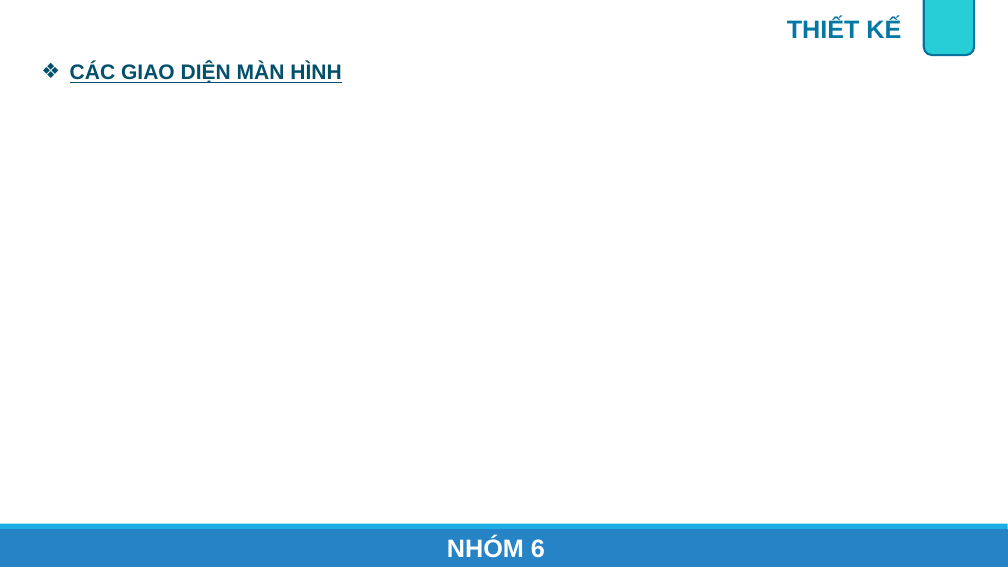
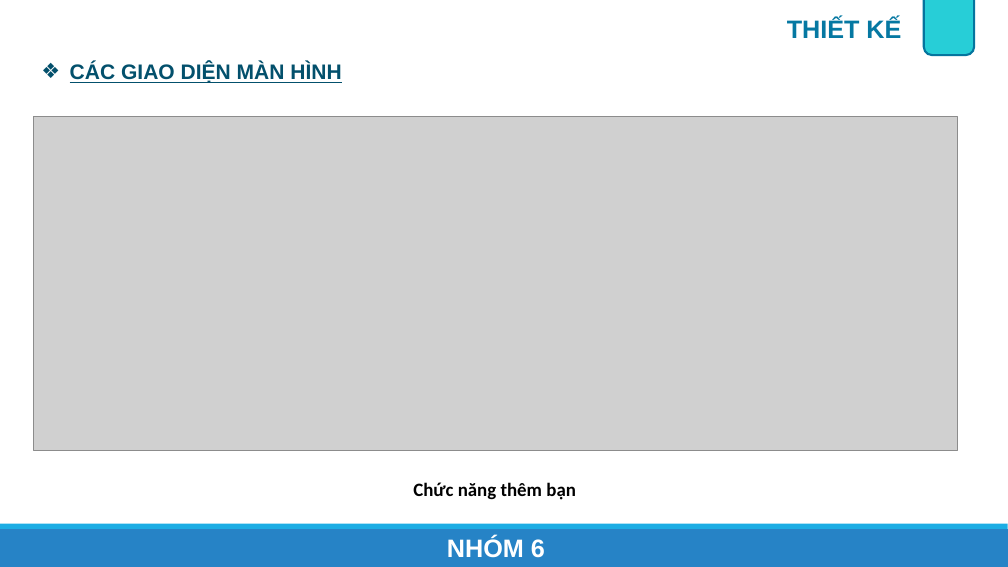
Before and after one commit to onebabyq/ung-dung-quan-li-tin-nhan-congnghemoi, a slide deck: slide 17 of Slide_BaoCao/AppChat_Nhom6.pptx (slide 18 before the commit). Drawn at 1008x567 pixels with LibreOffice and Linux fonts; fonts in the diff are those of the drawing; grey boxes stand for pictures. Boxes give left, top, right and bottom in pixels: in the first picture for what was removed or moved away, otherwise in the second. Text is boxed around its words. In the diff, an @@ line names an element or a change of style, - is before the commit and + after.

```diff
--- a/Slide_BaoCao/AppChat_Nhom6.pptx
+++ b/Slide_BaoCao/AppChat_Nhom6.pptx
@@ picture added at box(34, 117, 958, 451) @@
@@ text added at box(413, 482, 576, 500), 18 pt, text #000000, bold @@
+Chức năng thêm bạn
```
Also in this commit, not shown: 7 other slides changed, 2 slides added, 3 slides removed.
